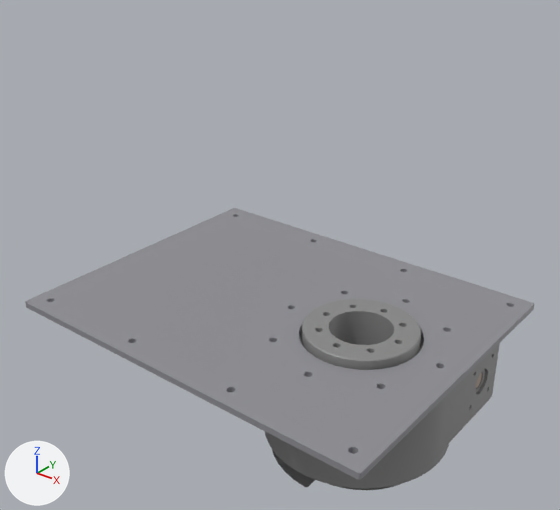
The COLLADA model robot_model/mp_400/meshes/Joint1.dae, before and after one commit.
Rendered twice from a camera (50 mm lens) standing at (269.0, -436.0, 319.0) and looking at (-75.0, -5.0, 52.0). Lighting does not change. The marker at lower left points along +X, +Y and +Z. Where no turn or scale is listed for an object, it has been applied to the vertices.

Names of what the first picture shows: 'RL-DP5 Achse 1 Simplified.003'.
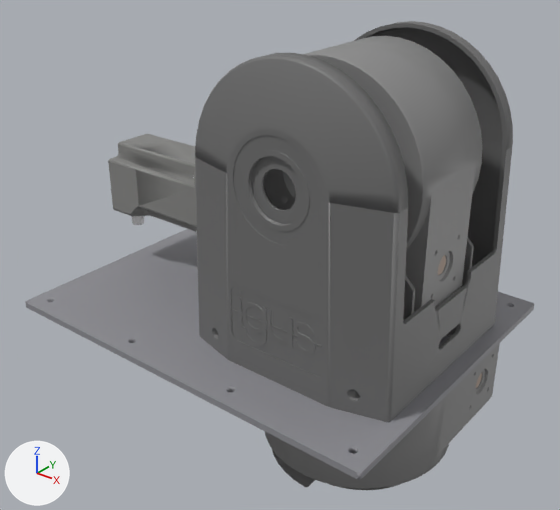
Pixel boxes (x1, y1, x2, y2) of what changed, in the pictures (560 x 510 px):
```json
{"object": "RL-DP5 Achse 2 Simplified.003", "change": "added", "after": [108, 21, 513, 422], "faces in mat_40_40_40_005 (dark grey #6e6e6e)": [195, 21, 513, 422], "faces in mat_64_64_64_010 (grey #898989)": [264, 36, 482, 319], "faces in mat_61_61_59_006 (grey #868684)": [108, 134, 197, 232]}
{"part": 1, "of": "me_rl_dp5_achse_1_simplified_003", "change": "shading changed", "before": [25, 208, 534, 490], "after": [25, 229, 534, 490]}
```

Edits to the scene script, one JSON object a line:
```json
{"op": "add", "block": "mat_40_40_40_005", "code": ["mat_40_40_40_005 = principled_material('40,40,40.005')", "mat_40_40_40_005.base_color = (0.157, 0.157, 0.157)  # dark grey #6e6e6e"]}
{"block": "me_rl_dp5_achse_1_simplified_003", "where": "me_rl_dp5_achse_1_simplified_003.from_pydata(...)  # 6135 vertices, 12418 faces; spans x -245.0..85.0, y -130.0..130.0, z -93.0..12.0"}
{"block": "me_rl_dp5_achse_1_simplified_003", "where": "# used by ob_rl_dp5_achse_1_simplified_003; location = (0.0, 0.0, 0.0)"}
{"block": "me_rl_dp5_achse_1_simplified_003", "change": "me_rl_dp5_achse_1_simplified_003 part 1: edges marked sharp go from 5395 to 5065"}
{"op": "add", "block": "me_rl_dp5_achse_2_simplified_002", "code": ["me_rl_dp5_achse_2_simplified_002 = bpy.data.meshes.new('RL-DP5 Achse 2 Simplified.002')", "me_rl_dp5_achse_2_simplified_002.from_pydata(...)  # 10212 vertices, 20620 faces; spans x -220.0..98.0, y -89.0..90.0, z -131.0..94.0", "me_rl_dp5_achse_2_simplified_002.materials.append(mat_61_61_59_006)  # grey #868684", "me_rl_dp5_achse_2_simplified_002.materials.append(mat_244_244_244_006)  # white #fafafa", "me_rl_dp5_achse_2_simplified_002.materials.append(mat_64_64_64_010)  # grey #898989", "me_rl_dp5_achse_2_simplified_002.materials.append(mat_190_188_186_007)  # light grey #e0dfde", "me_rl_dp5_achse_2_simplified_002.materials.append(mat_217_214_219_006)  # white #eeecee", "me_rl_dp5_achse_2_simplified_002.materials.append(mat_40_40_40_005)  # dark grey #6e6e6e", "me_rl_dp5_achse_2_simplified_002.materials.append(mat_135_148_166_006)  # light grey #c0c8d3", "me_rl_dp5_achse_2_simplified_002.materials.append(mat_252_255_255_006)  # white #feffff", "me_rl_dp5_achse_2_simplified_002.materials.append(mat_255_255_128_006)  # beige #ffffbc", "me_rl_dp5_achse_2_simplified_002.materials.append(mat_158_150_156_006)  # light grey #cecacd", "me_rl_dp5_achse_2_simplified_002.materials.append(mat_105_77_59_009)  # beige #ac9584", "me_rl_dp5_achse_2_simplified_002.materials.append(mat_150_150_150_006)  # light grey #cacaca"]}
{"op": "add", "block": "ob_rl_dp5_achse_2_simplified_003", "code": ["ob_rl_dp5_achse_2_simplified_003 = bpy.data.objects.new('RL-DP5 Achse 2 Simplified.003', me_rl_dp5_achse_2_simplified_002)", "ob_rl_dp5_achse_2_simplified_003.location = (-25.0, 0.0, 132.0)"]}
```
